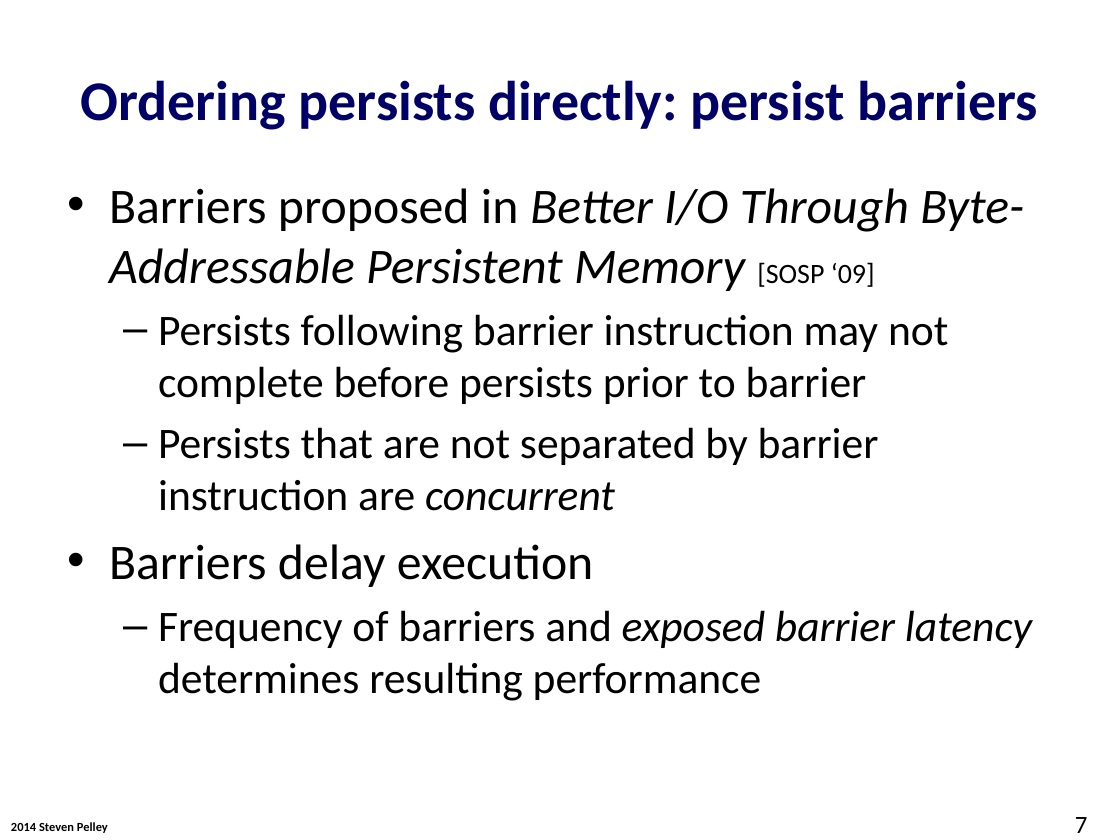
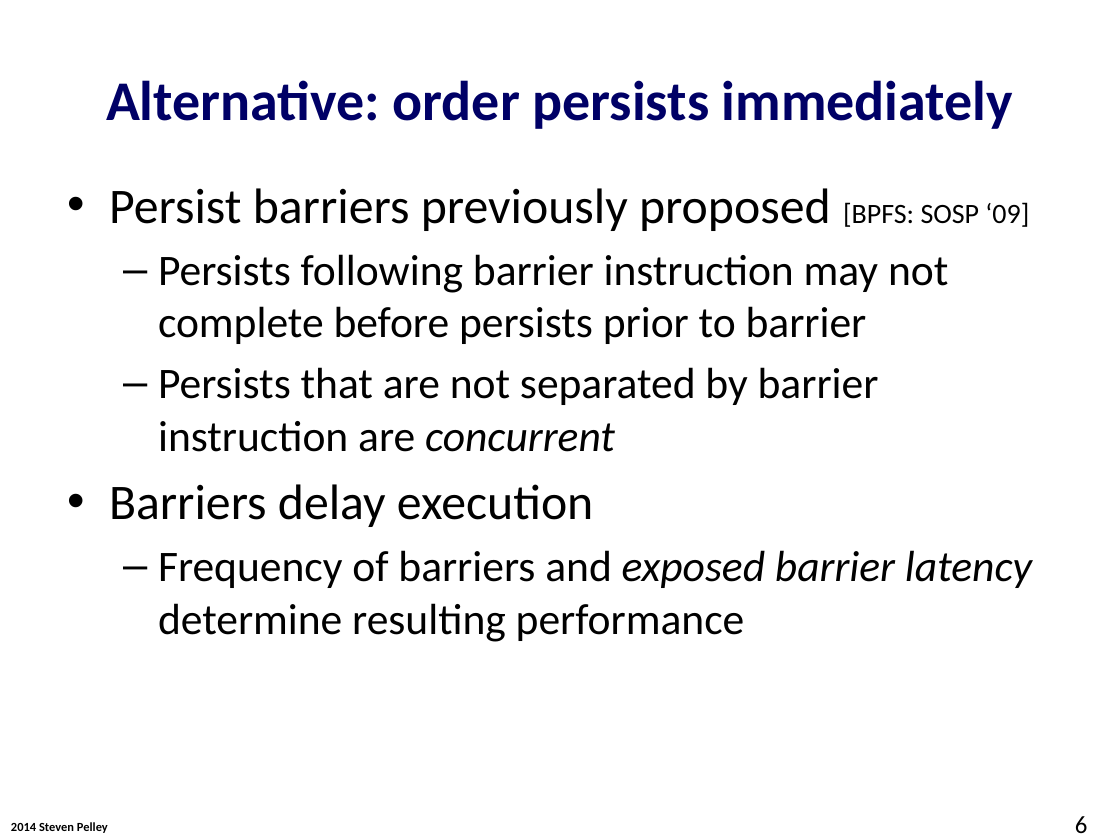
Before and after one commit to Abulila/dissertation, a slide deck: slide 6 of proposal/NVMW.pptx (slide 7 before the commit). Drawn at 1120x840 pixels with LibreOffice and Linux fonts; fonts in the diff are those of the drawing; background and template pictures are left out. Boxes give left, top, right and bottom in pixels: in the first picture for what was removed or moved away, otherwise in the second. Text is boxed around its words. In the diff, an @@ line names an element or a change of style, - is before the commit and + after.

```diff
--- a/proposal/NVMW.pptx
+++ b/proposal/NVMW.pptx
@@ title at <box>106,80,1013,129</box>: text changed @@
-Ordering persists directly: persist barriers
+Alternative: order persists immediately
@@ text at <box>109,188,1029,231</box>: text changed; italic off @@
-• Barriers proposed in Better I/O Through Byte-Addressable Persistent Memory [SOSP ‘09]
+• Persist barriers previously proposed [BPFS: SOSP ‘09]
@@ text at <box>158,550,1032,642</box>: text changed @@
-  – Frequency of barriers and exposed barrier latency determines resulting performance
+  – Frequency of barriers and exposed barrier latency determine resulting performance
@@ page number at <box>1075,816,1088,833</box>: text changed @@
-7
+6
```
Also in this commit, not shown: 10 other slides changed, 2 slides added.
